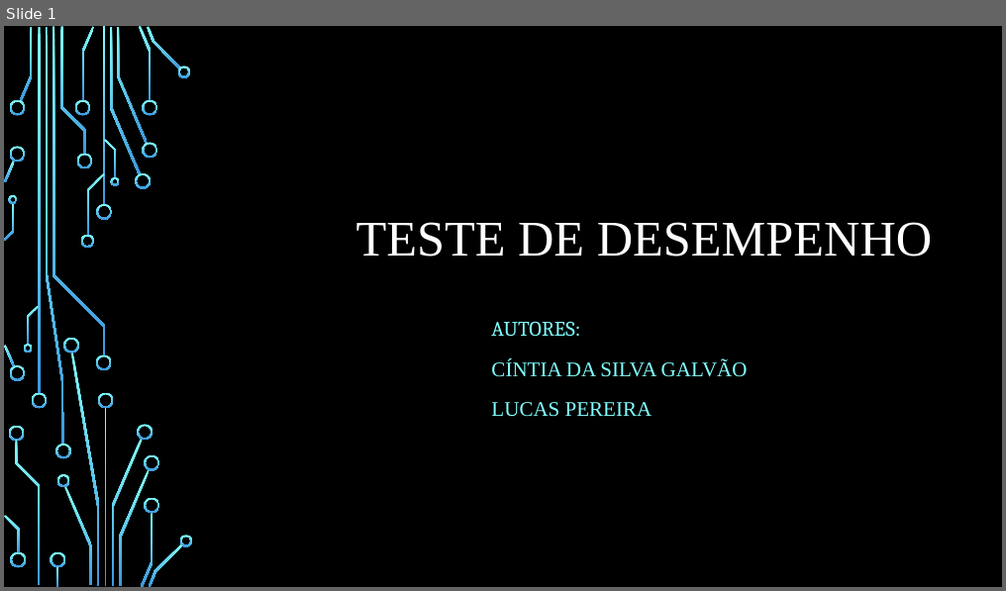
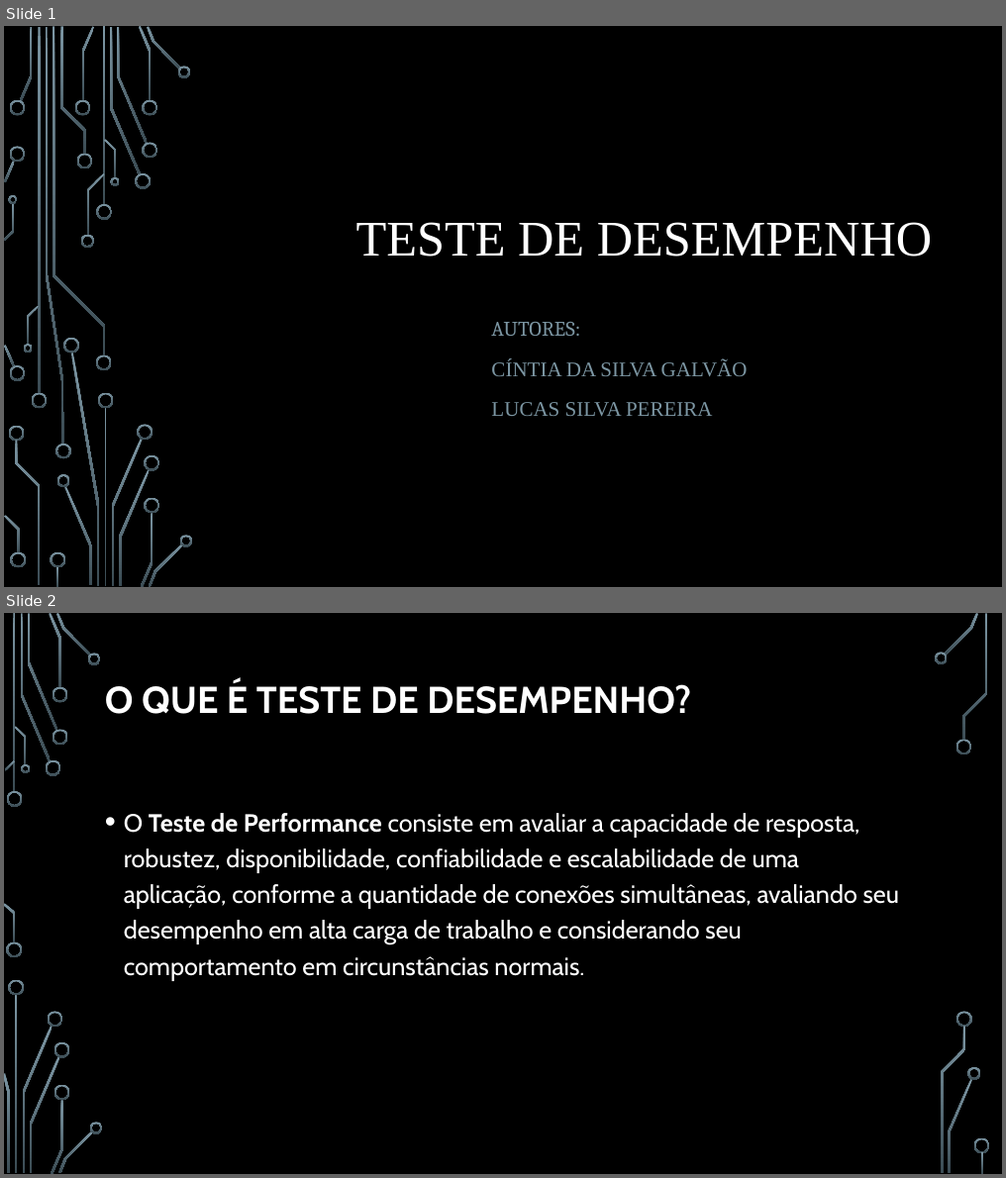
Before and after one commit to cintiags14/Meu-reposit-rio, a slide deck: FTT/Teste de desempenho.pptx. Shown one above the other, each under a label of ours: slide 1 before the commit, slides 1 and 2 after it. The pictures are 1006x591 and 1006x1178 pixels, drawn with LibreOffice and Linux fonts; fonts in the diff are those of the drawing; background and template pictures are left out. Boxes give left, top, right and bottom in pixels: in the first picture for what was removed or moved away, otherwise in the second. Text is boxed around its words. In the diff, an @@ line names an element or a change of style, - is before the commit and + after.

Commit message:
Teste de desempenho

```diff
--- a/FTT/Teste de desempenho.pptx
+++ b/FTT/Teste de desempenho.pptx
@@ slide 2 added at <box>4,613,1002,1174</box>, background picture (left out) @@
@@ title added at <box>105,681,691,714</box>, 36 pt, text #FFFFFF, bold @@
+O QUE É TESTE DE DESEMPENHO?
@@ text added at <box>124,813,900,981</box>, 24 pt, text #FFFFFF @@
+• O Teste de Performance consiste em avaliar a capacidade de resposta, robustez, disponibilidade, confiabilidade e escalabilidade de uma aplicação, conforme a quantidade de conexões simultâneas, avaliando seu desempenho em alta carga de trabalho e considerando seu comportamento em circunstâncias normais.
@@ group added at <box>4,613,990,1174</box>: 33 freeform shapes, 3 rectangles @@
@@ slide 1 changed as well @@
@@ fill gradient #82FFFF to #3D97DE to gradient #7C96A3 to #3B4C54 in 54 elements at <box>96,204,112,220</box>, <box>96,356,112,372</box>, <box>38,27,40,393</box>, <box>31,393,47,408</box>, <box>20,27,33,101</box>, <box>110,28,141,174</box>, <box>135,174,151,189</box>, <box>117,27,148,144</box>, <box>139,26,152,101</box>, <box>142,142,157,158</box>, <box>142,100,157,116</box>, <box>147,27,181,70</box>, <box>177,66,191,77</box>, <box>82,27,94,101</box>, <box>75,100,91,116</box>, <box>76,154,92,169</box>, <box>64,486,92,586</box>, <box>57,474,70,487</box>, <box>9,100,25,116</box>, <box>4,345,15,367</box>, <box>9,366,25,381</box>, <box>4,161,15,183</box>, <box>9,147,25,163</box>, <box>60,27,86,154</box>, <box>9,426,24,442</box>, <box>15,440,40,585</box>, <box>50,553,65,568</box>, <box>56,568,58,587</box>, <box>10,553,26,568</box>, <box>4,516,20,554</box>, <box>87,174,104,236</box>, <box>81,235,94,249</box>, <box>53,27,105,356</box>, <box>104,139,116,178</box>, <box>110,177,119,186</box>, <box>27,306,40,345</box>, <box>24,344,33,353</box>, <box>5,203,14,240</box>, <box>9,195,18,204</box>, <box>104,408,107,586</box>, <box>112,439,143,586</box>, <box>98,393,114,408</box>, <box>71,353,100,586</box>, <box>63,338,79,353</box>, <box>138,424,152,440</box>, <box>119,470,150,586</box>, <box>141,513,152,587</box>, <box>144,456,159,472</box>, <box>144,497,159,513</box>, <box>149,544,183,587</box>, <box>180,535,193,547</box>, <box>46,27,64,445</box>, <box>55,444,70,459</box>, <box>103,27,105,205</box> @@
@@ subtitle at <box>491,322,747,376</box>: text colour #82FFFF to #7C96A3 in "AUTORES:", "CÍNTIA DA SILVA GALVÃO" @@
@@ subtitle at <box>491,402,713,416</box>: text changed; text colour #82FFFF to #7C96A3 @@
-LUCAS PEREIRA
+LUCAS SILVA PEREIRA
```
Also in this commit, not shown: 5 other slides added, 1 slide removed, 2 other files.
